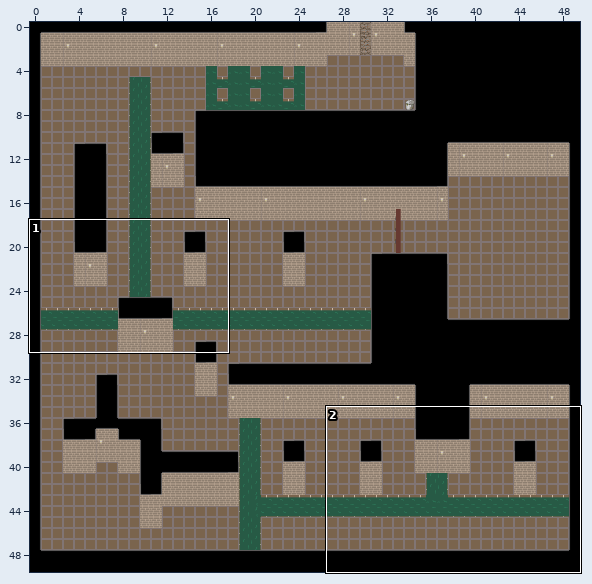
A Tiled map gets an edit: src/assets/Egout.tmx. The first picture is a wide view before the edit; the outline marks the close-up.
Close-up. Earlier state:
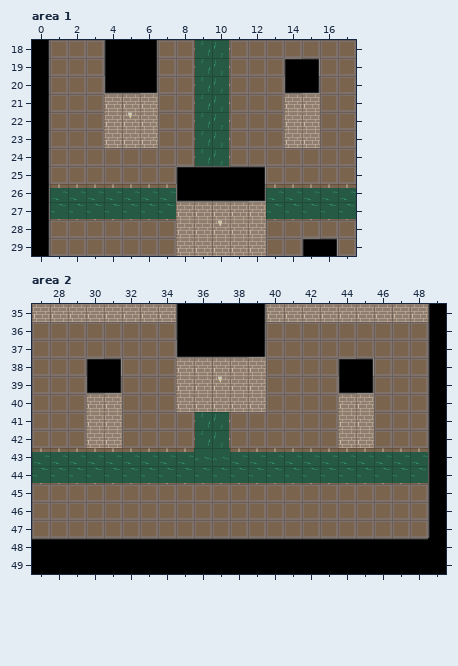
Cells are 32x32 px. Shown: area 1 x 0..17, y 18..29; area 2 x 27..49, y 35..49. The commit also changed other parts of the map, which this record leaves out.
The result:
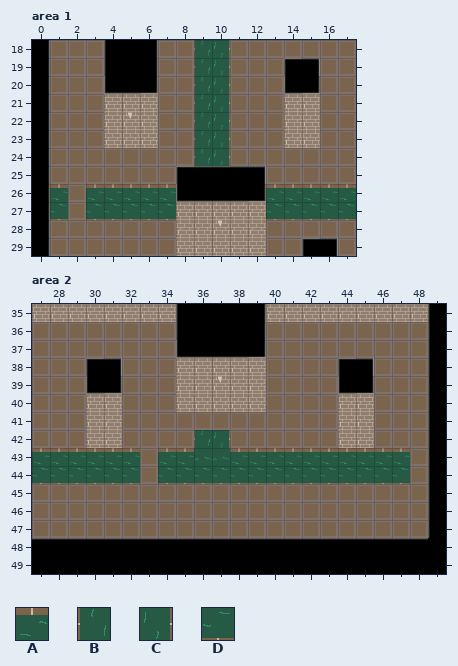
Key: from "Assets_zelda": A 178, B 212, C 212 turned 180, D 212 turned 270.
_ is an empty cell.
Difference:
Layer "eau", area 1:
Tile A is gone in row 26 at x 2.
Tile D is gone in row 27 at x 2.
Layer "eau", area 2:
Tile A is gone in row 43 at x 33 and 48.
Tile B is gone in row 41 at x 36.
Tile C is gone in row 41 at x 37.
Tile D is gone in row 44 at x 33 and 48.
Changed places in both close-ups, as pixel boxes (x1, y1, x2, y2):
removed: (68, 184, 86, 220)
removed: (194, 412, 230, 430)
removed: (140, 448, 158, 484)
removed: (410, 448, 428, 484)
